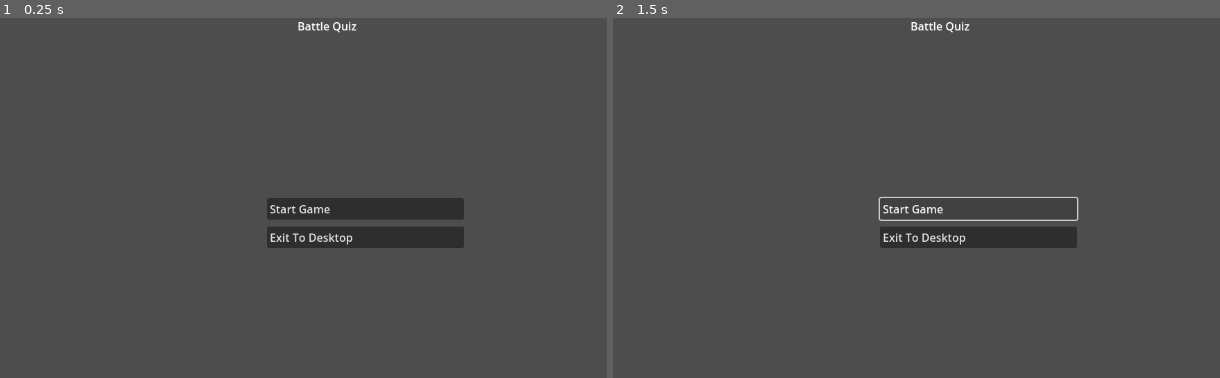
Above: before the commit, frames 1-2 (left to right).
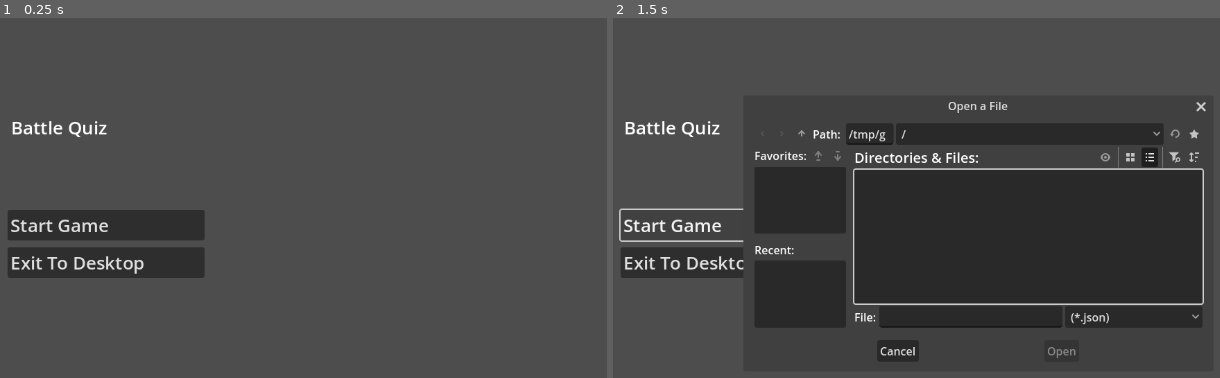
Above: after the commit, the same moments.

Repository: NwizuEmmanuel/battlequiz
Game: Godot game, scene res://home.tscn
The game is run twice, just before and just after one commit, with the same random seed, the same clock (stepped at 60 frames per second) and the same inputs.
Inputs:
- Up to frame 1 (0.25 s): no input
- Up to frame 2 (1.5 s): click "Start Game" at 0.5 s; click "Start Game" at 1.25 s

The runs differ from the first frame. In frame 1, 9.3% of the frame differs, in the area x 1-77%, y 1-73%; in frame 2, 35%, in the area x 0-98%, y 1-96%.

Commit message:
added start_game_scene

Diff:
--- a/home.gd
+++ /dev/null
@@ -1,19 +0,0 @@
-extends Control
-
-
-# Called when the node enters the scene tree for the first time.
-func _ready() -> void:
-	pass # Replace with function body.
-
-
-# Called every frame. 'delta' is the elapsed time since the previous frame.
-func _process(_delta: float) -> void:
-	pass
-
-
-func _on_exit_to_desktop_pressed() -> void:
-	$ConfirmExit.popup_centered()
-
-
-func _on_confirm_exit_confirmed() -> void:
-	get_tree().quit()
--- a/home.tscn
+++ b/home.tscn
@@ -1,8 +1,8 @@
 [gd_scene load_steps=2 format=3 uid="uid://dv03qx1usypc6"]
 
-[ext_resource type="Script" uid="uid://c7gqtvuexyj5j" path="res://home.gd" id="1_tt30a"]
+[ext_resource type="Script" uid="uid://c7gqtvuexyj5j" path="res://home_scene.gd" id="1_tt30a"]
 
-[node name="Home" type="Control"]
+[node name="HomeScene" type="Control"]
 layout_mode = 3
 anchors_preset = 15
 anchor_right = 1.0
@@ -13,38 +13,45 @@
 
 [node name="Label" type="Label" parent="."]
 layout_mode = 1
-anchors_preset = 5
-anchor_left = 0.5
-anchor_right = 0.5
-offset_left = -98.5
-offset_right = 98.5
-offset_bottom = 51.0
+anchors_preset = -1
+anchor_left = 0.055927116
+anchor_top = 0.21604939
+anchor_right = 0.2279271
+anchor_bottom = 0.29504937
+offset_left = 0.57196045
+offset_right = -0.5720215
+offset_bottom = -0.19200134
 grow_horizontal = 2
+theme_override_font_sizes/font_size = 26
 text = "Battle Quiz"
+metadata/_edit_use_anchors_ = true
 
 [node name="VBoxContainer" type="VBoxContainer" parent="."]
 layout_mode = 1
-anchors_preset = 8
-anchor_left = 0.5
-anchor_top = 0.5
-anchor_right = 0.5
-anchor_bottom = 0.5
-offset_left = -142.0
-offset_top = -64.0
-offset_right = 142.0
-offset_bottom = 64.0
+anchors_preset = -1
+anchor_left = 0.052347235
+anchor_top = 0.4272346
+anchor_right = 0.29834726
+anchor_bottom = 0.6252346
+offset_left = -0.3040161
+offset_top = 0.15197754
+offset_right = 0.30395508
+offset_bottom = -0.15203857
 grow_horizontal = 2
 grow_vertical = 2
 theme_override_constants/separation = 10
+metadata/_edit_use_anchors_ = true
 
 [node name="StartGame" type="Button" parent="VBoxContainer"]
 layout_mode = 2
+theme_override_font_sizes/font_size = 26
 text = "Start Game"
 alignment = 0
 metadata/_edit_use_anchors_ = true
 
 [node name="ExitToDesktop" type="Button" parent="VBoxContainer"]
 layout_mode = 2
+theme_override_font_sizes/font_size = 26
 text = "Exit To Desktop"
 alignment = 0
 metadata/_edit_use_anchors_ = true
@@ -56,5 +63,17 @@
 dialog_text = "Are you sure you want to exit game?"
 cancel_button_text = "No"
 
+[node name="FileDialog" type="FileDialog" parent="."]
+title = "Open a Quiz File"
+file_mode = 0
+display_mode = 1
+access = 2
+filters = PackedStringArray("*.json")
+use_native_dialog = true
+
+[node name="ConfirmOpenFile" type="AcceptDialog" parent="."]
+
+[connection signal="pressed" from="VBoxContainer/StartGame" to="." method="_on_start_game_pressed"]
 [connection signal="pressed" from="VBoxContainer/ExitToDesktop" to="." method="_on_exit_to_desktop_pressed"]
 [connection signal="confirmed" from="ConfirmExit" to="." method="_on_confirm_exit_confirmed"]
+[connection signal="file_selected" from="FileDialog" to="." method="_on_file_dialog_file_selected"]
--- /dev/null
+++ b/home_scene.gd
@@ -0,0 +1,64 @@
+extends Control
+
+
+@onready var file_dialog = $FileDialog
+@onready var confirm_exit = $ConfirmExit
+@onready var confirm_open_file = $ConfirmOpenFile
+# Called when the node enters the scene tree for the first time.
+func _ready() -> void:
+	pass # Replace with function body.
+
+
+# Called every frame. 'delta' is the elapsed time since the previous frame.
+func _process(_delta: float) -> void:
+	pass
+
+
+func _on_exit_to_desktop_pressed() -> void:
+	confirm_exit.popup_centered()
+
+
+func _on_confirm_exit_confirmed() -> void:
+	get_tree().quit()
+
+
+func _on_start_game_pressed() -> void:
+	file_dialog.popup_centered()
+
+
+func _on_file_dialog_file_selected(path: String) -> void:
+	print("Selected file:", path)
+
+	# Ensure the "quizzes" folder exists inside user://
+	var dir = DirAccess.open("user://")
+	if not dir.dir_exists("quizzes"):
+		var make_error = dir.make_dir("quizzes")
+		if make_error == OK:
+			print("Created folder: user://quizzes")
+		else:
+			push_error("Failed to create folder: user://quizzes")
+			return
+
+	# Build destination path
+	var filename = path.get_file()
+	var base_name = filename.get_basename()
+	var extension = filename.get_extension()
+	var destination_path = "user://quizzes/%s.%s" % [base_name, extension]
+
+	# Auto-rename if file already exists
+	var counter = 1
+	while FileAccess.file_exists(destination_path):
+		destination_path = "user://quizzes/%s_%d.%s" % [base_name, counter, extension]
+		counter += 1
+
+	# Copy the file safely
+	var error = DirAccess.copy_absolute(path, destination_path)
+
+	if error == OK:
+		print("✅ File copied successfully to:", destination_path)
+		confirm_open_file.dialog_text = "File imported successfully!"
+		confirm_open_file.popup_centered()
+	else:
+		push_error("Failed to copy file! Error code: %s" % error)
+		confirm_open_file.dialog_text("⚠️ Failed to import file.\nError code: %s" % error)
+		confirm_open_file.popup_centered()
--- /dev/null
+++ b/start_game_scene.tscn
@@ -0,0 +1,33 @@
+[gd_scene format=3 uid="uid://7s78tchm5gp0"]
+
+[node name="StartGameScene" type="Control"]
+layout_mode = 3
+anchors_preset = 15
+anchor_right = 1.0
+anchor_bottom = 1.0
+grow_horizontal = 2
+grow_vertical = 2
+
+[node name="Label" type="Label" parent="."]
+layout_mode = 1
+anchors_preset = -1
+anchor_left = 0.049479168
+anchor_top = 0.094135806
+anchor_right = 0.4078334
+anchor_bottom = 0.14932099
+offset_right = 0.17593384
+offset_bottom = 0.23999786
+theme_override_font_sizes/font_size = 26
+text = "Great minds dominate the game."
+metadata/_edit_use_anchors_ = true
+
+[node name="VBoxContainer" type="VBoxContainer" parent="."]
+layout_mode = 1
+anchors_preset = -1
+anchor_left = 0.066840276
+anchor_top = 0.29166666
+anchor_right = 0.23725694
+anchor_bottom = 0.55737036
+offset_right = -0.3199997
+offset_bottom = -0.1760025
+metadata/_edit_use_anchors_ = true
Renamed: home.gd.uid -> home_scene.gd.uid
